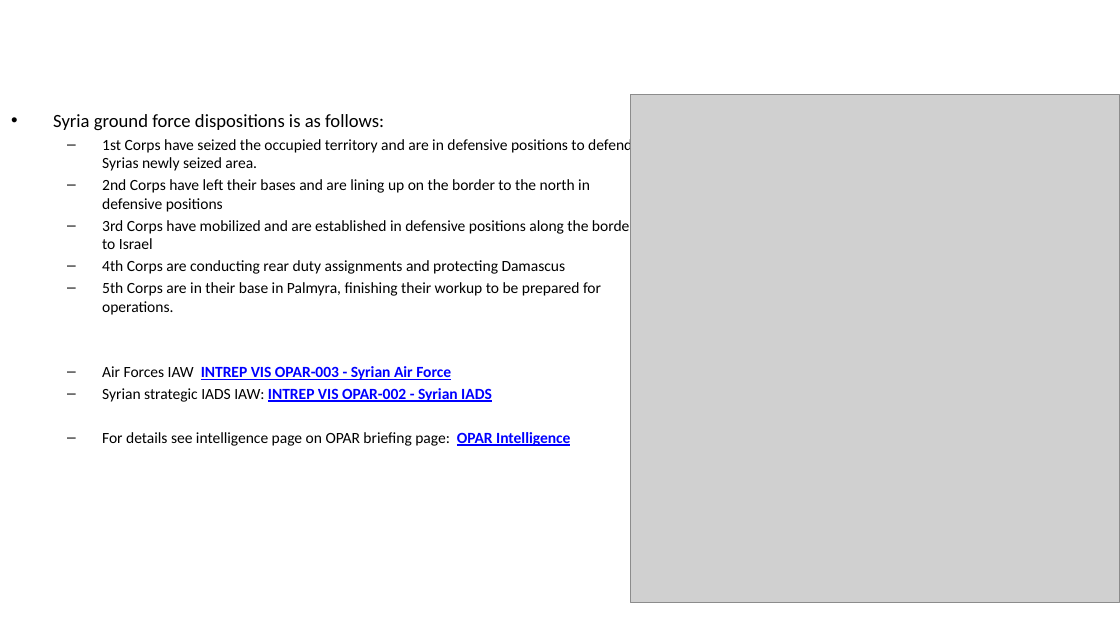
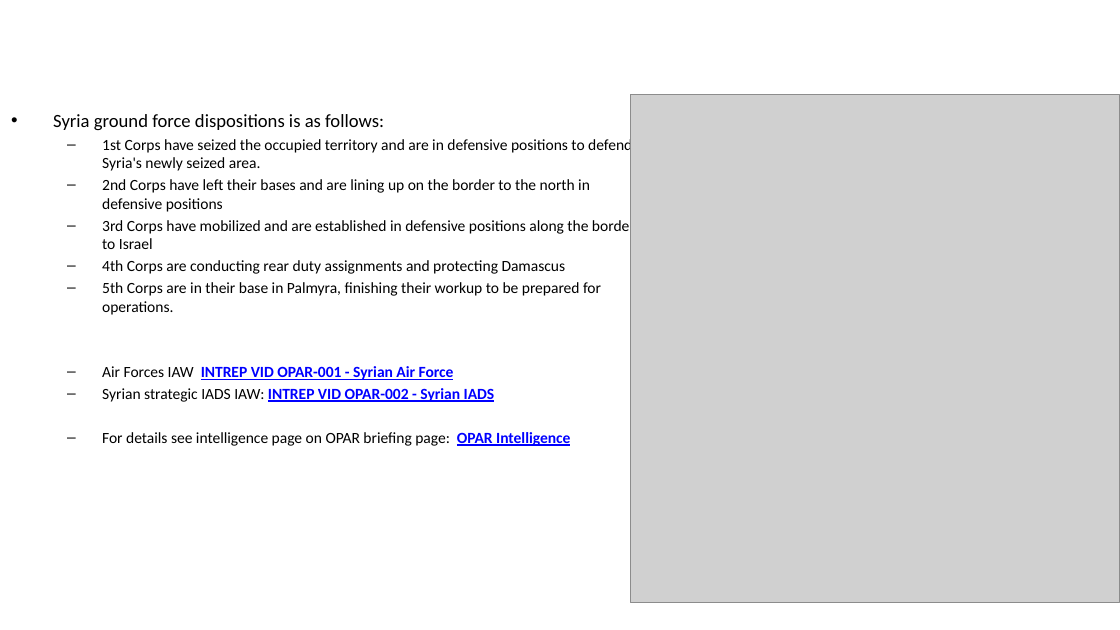
Before and after one commit to 132nd-vWing/OPAR-Brief, a slide deck: slide 5 of UNDER DEVELOPMENT/OPAR Version 2/132nd OP ACTIVE RESOLVE Road to War brief v2.0.pptx. Drawn at 1120x630 pixels with LibreOffice and Linux fonts; fonts in the diff are those of the drawing; grey boxes stand for pictures; background and template pictures are left out. Boxes give left, top, right and bottom in pixels: in the first picture for what was removed or moved away, otherwise in the second. Text is boxed around its words. In the diff, an @@ line names an element or a change of style, - is before the commit and + after.

Commit message:
chg: Updated Syria as candidate for air attack, update road to war brief, updated situation combatflite file

```diff
--- a/UNDER DEVELOPMENT/OPAR Version 2/132nd OP ACTIVE RESOLVE Road to War brief v2.0.pptx
+++ b/UNDER DEVELOPMENT/OPAR Version 2/132nd OP ACTIVE RESOLVE Road to War brief v2.0.pptx
@@ text at box(102, 136, 632, 171): text changed @@
-  – 1st Corps have seized the occupied territory and are in defensive positions to defend Syrias newly seized area.
+  – 1st Corps have seized the occupied territory and are in defensive positions to defend Syria's newly seized area.
@@ text at box(102, 366, 495, 402): text changed @@
-  – Air Forces IAW INTREP VIS OPAR-003 - Syrian Air Force
-  – Syrian strategic IADS IAW: INTREP VIS OPAR-002 - Syrian IADS
+  – Air Forces IAW INTREP VID OPAR-001 - Syrian Air Force
+  – Syrian strategic IADS IAW: INTREP VID OPAR-002 - Syrian IADS
```
Also in this commit, not shown: 1 other slide changed, 6 other files.
